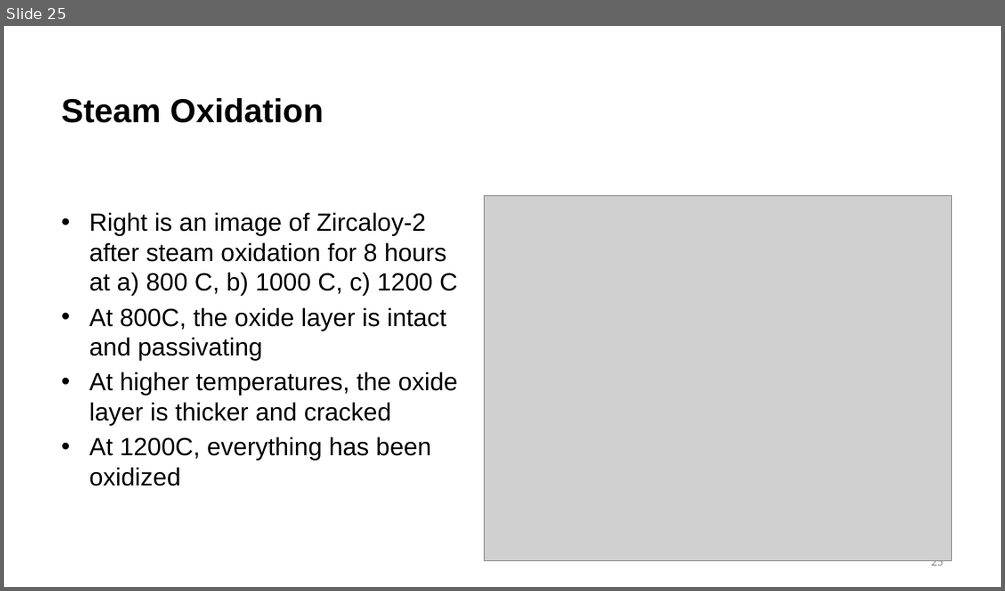
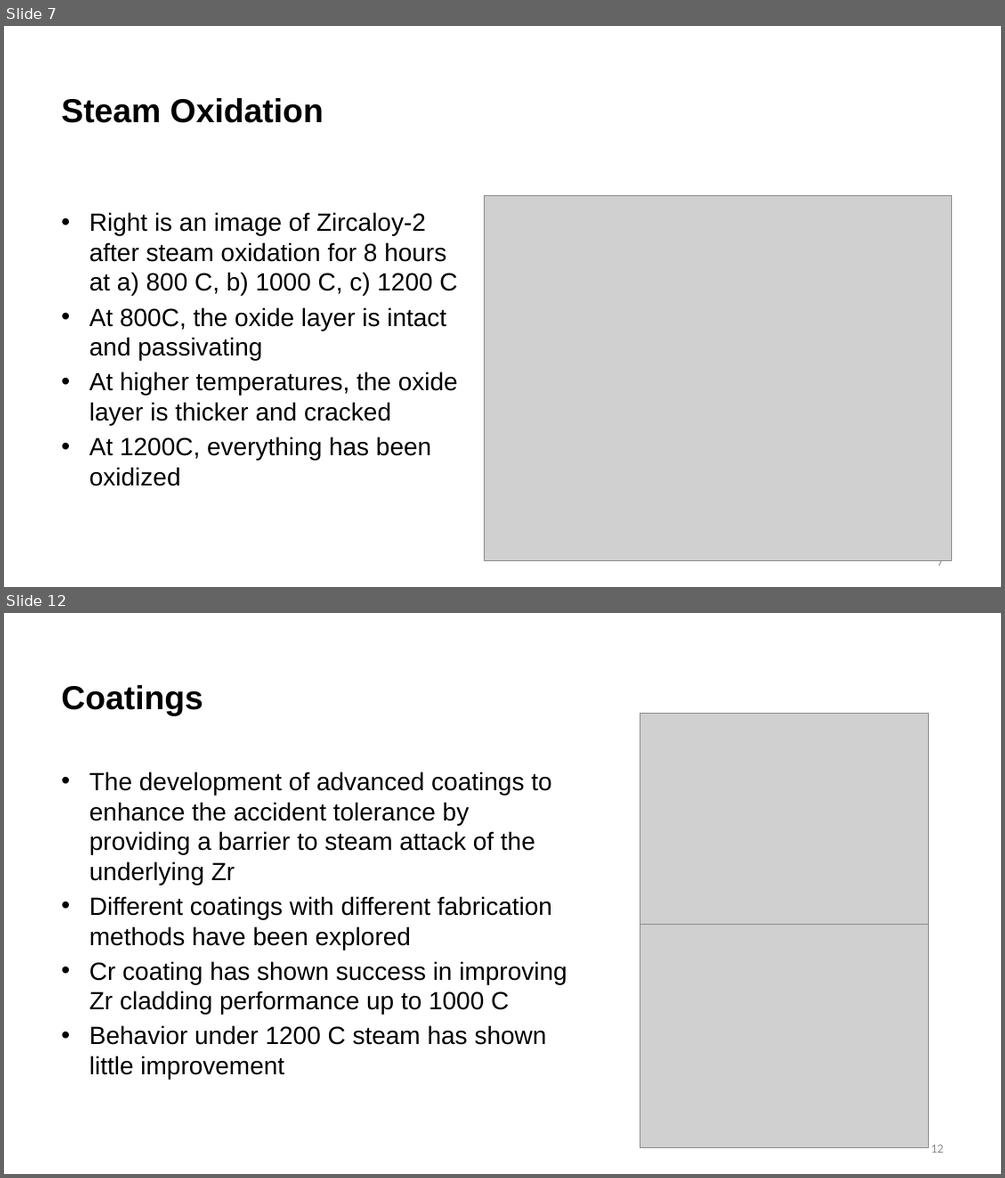
Before and after one commit to benbeeler/TEACHING, a slide deck: Nuclear_Fuel_Performance/NE533_Spring2026/Module4/Lec18_Accidents.pptx. Shown one above the other, each under a label of ours: slide 25 before the commit, slides 7 and 12 after it; the slides between them are not shown. The pictures are 1005x591 and 1005x1178 pixels, drawn with LibreOffice and Linux fonts; fonts in the diff are those of the drawing; grey boxes stand for pictures; background and template pictures are left out. Boxes give left, top, right and bottom in pixels: in the first picture for what was removed or moved away, otherwise in the second. Text is boxed around its words. In the diff, an @@ line names an element or a change of style, - is before the commit and + after.

```diff
--- a/Nuclear_Fuel_Performance/NE533_Spring2026/Module4/Lec18_Accidents.pptx
+++ b/Nuclear_Fuel_Performance/NE533_Spring2026/Module4/Lec18_Accidents.pptx
@@ slide 12 added at (4, 613, 1001, 1174), background #FFFFFF @@
@@ title added at (61, 685, 203, 716), 32 pt, text #000000, bold @@
+Coatings
@@ picture added at (640, 714, 928, 925) @@
@@ text added at (89, 771, 566, 1078), 24 pt, text #000000 @@
+• The development of advanced coatings to enhance the accident tolerance by providing a barrier to steam attack of the underlying Zr
+• Different coatings with different fabrication methods have been explored
+• Cr coating has shown success in improving Zr cladding performance up to 1000 C
+• Behavior under 1200 C steam has shown little improvement
@@ picture added at (640, 925, 928, 1148) @@
@@ page number added at (930, 1144, 943, 1152), 12 pt, text #8C8C8C @@
+12
@@ what was slide 25 is now slide 7 @@
@@ page number at (937, 560, 943, 565): text changed @@
-25
+7
```
Also in this commit, not shown: 5 other slides added, 12 slides removed, 29 other files.
